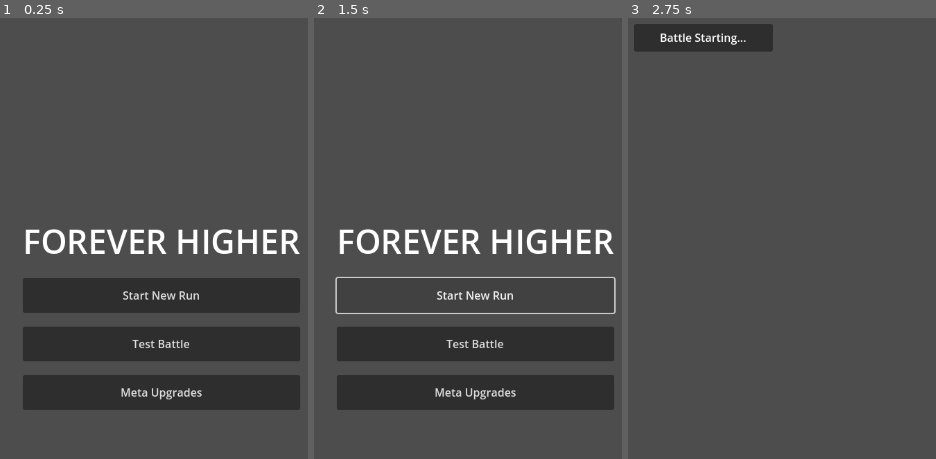
Above: before the commit, frames 1-3 (left to right).
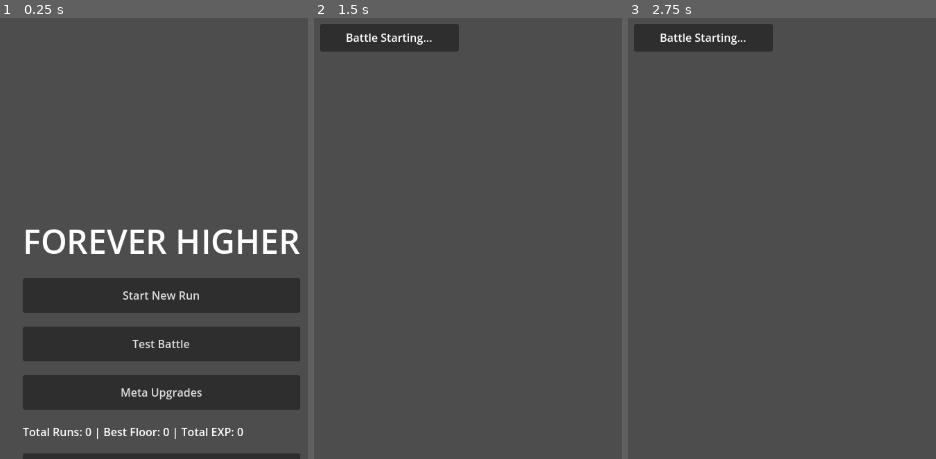
Above: after the commit, the same moments.

Repository: badnewsgoonies-dot/forever-higher
Game: Godot game, scene res://Main.tscn
The game is run twice, just before and just after one commit, with the same random seed, the same clock (stepped at 60 frames per second) and the same inputs.
Inputs (mouse positions are in pixels of both pictures, inside the frame that each line leads up to):
- Up to frame 1 (0.25 s): no input
- Up to frame 2 (1.5 s): click "Start New Run" at 0.5 s; click (474, 295) at 1.25 s, where only the run before the commit has a clickable "Start New Run"
- Up to frame 3 (2.75 s): click (788, 344) at 2 s, where only the run before the commit has a clickable "Test Battle"

The runs differ from the first frame. In frame 1, 1.6% of the frame differs, in the area x 7-98%, y 92-100%; in frame 2, 20%, in the area x 1-99%, y 1-89%; in frame 3, nothing differs.
Error before the commit: Parse Error: Identifier "unlocked_skills" not declared in the current scope. (res://scripts/autoload/GameData.gd:96)
Error after the commit: Invalid assignment of property or key 'skills' with value of type 'Array' on a base object of type 'Resource (Unit)'. (res://scripts/TestBattle.gd:23)

Commit message:
Update GameData.gd

Diff:
--- a/scripts/autoload/GameData.gd
+++ b/scripts/autoload/GameData.gd
@@ -56,7 +56,8 @@
 	"best_floor": 0
 }
 
-# Persistent game datavar unlocked_skills: Array = []
+# Persistent game data
+var unlocked_skills: Array = []
 var skill_points: int = 0
 var player_stats = {
 	"max_health": 100,
